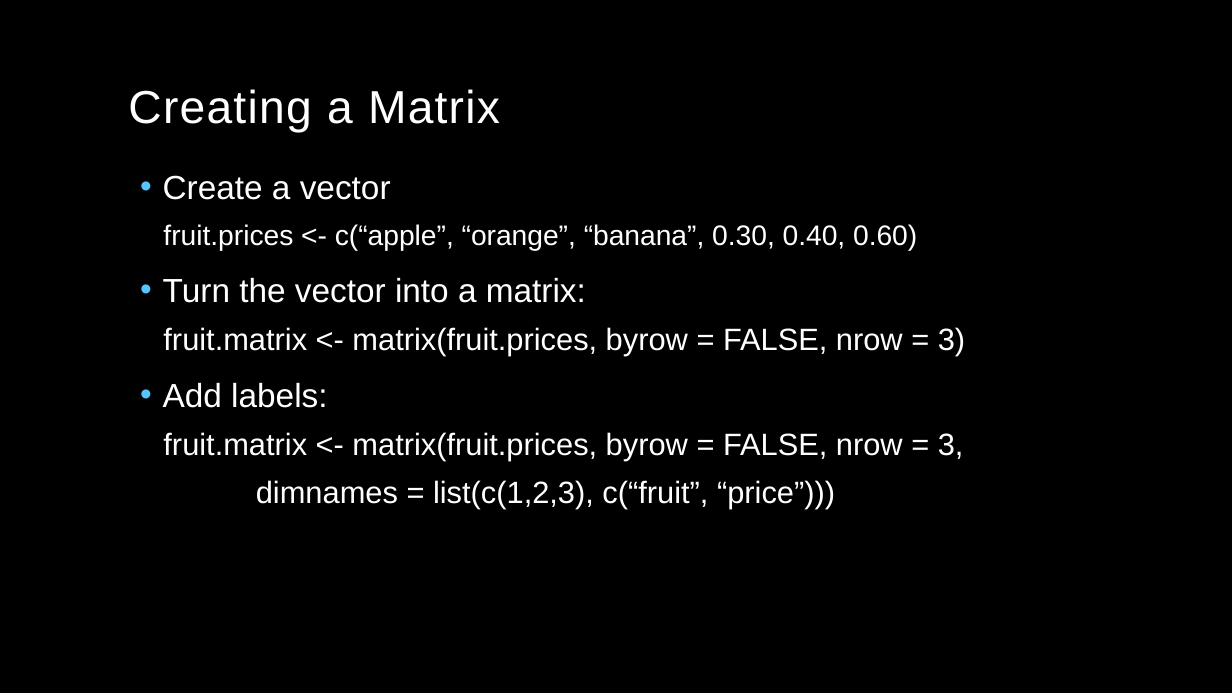
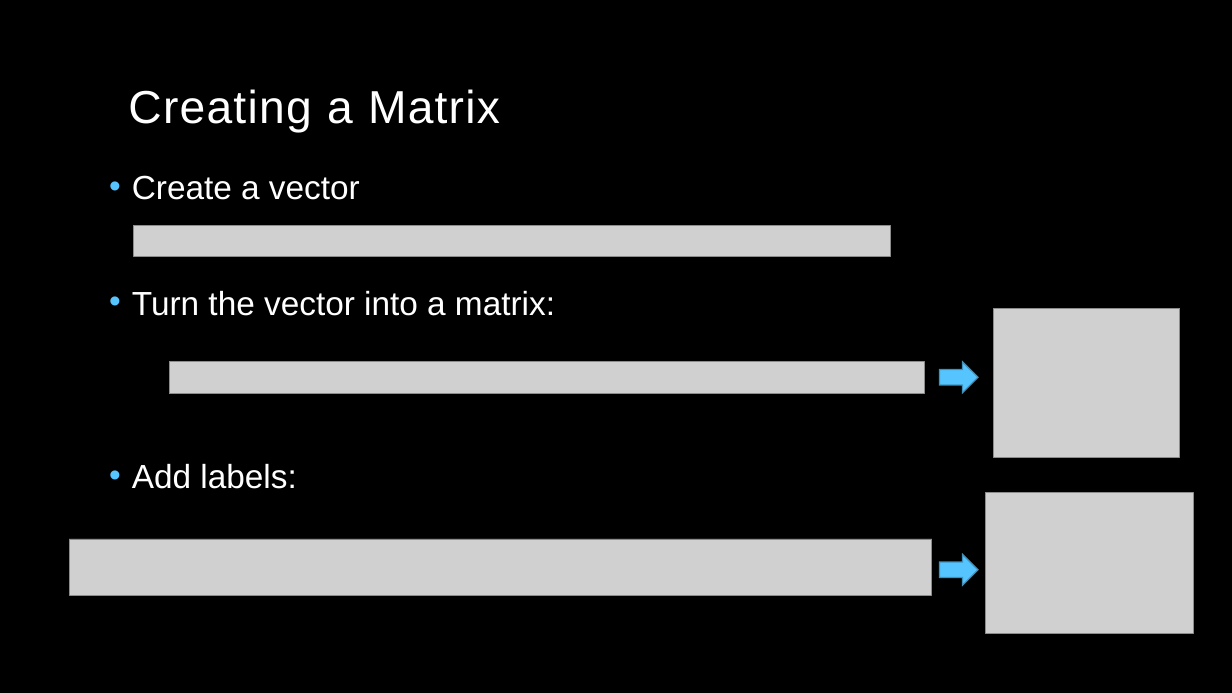
Before and after one commit to kelsey-huntzberry/Intro_R, a slide deck: slide 10 of Class2/IntroR_Class2_Presentation.pptx. Drawn at 1232x693 pixels with LibreOffice and Linux fonts; fonts in the diff are those of the drawing; grey boxes stand for pictures; background and template pictures are left out. Boxes give left, top, right and bottom in pixels: in the first picture for what was removed or moved away, otherwise in the second. Text is boxed around its words. In the diff, an @@ line names an element or a change of style, - is before the commit and + after.

```diff
--- a/Class2/IntroR_Class2_Presentation.pptx
+++ b/Class2/IntroR_Class2_Presentation.pptx
@@ text "Create a vector" moved from (x1=163, y1=175, x2=965, y2=508) to (x1=132, y1=175, x2=555, y2=489) @@
@@ picture added at (x1=134, y1=226, x2=890, y2=256) @@
@@ text at (x1=163, y1=224, x2=917, y2=251): paragraph removed @@
-  fruit.prices <- c(“apple”, “orange”, “banana”, 0.30, 0.40, 0.60)
@@ text at (x1=163, y1=327, x2=965, y2=356): paragraph removed @@
-  fruit.matrix <- matrix(fruit.prices, byrow = FALSE, nrow = 3)
@@ picture added at (x1=994, y1=308, x2=1180, y2=457) @@
@@ picture added at (x1=169, y1=362, x2=924, y2=395) @@
@@ right arrow added at (x1=939, y1=362, x2=978, y2=393), fill #56C5FF, outline #4092BD 1 pt @@
@@ text at (x1=163, y1=432, x2=964, y2=508): paragraphs removed @@
-  fruit.matrix <- matrix(fruit.prices, byrow = FALSE, nrow = 3,
-  dimnames = list(c(1,2,3), c(“fruit”, “price”)))
@@ picture added at (x1=985, y1=493, x2=1193, y2=634) @@
@@ picture added at (x1=69, y1=539, x2=932, y2=595) @@
@@ right arrow added at (x1=939, y1=555, x2=978, y2=585), fill #56C5FF, outline #4092BD 1 pt @@
```
Also in this commit, not shown: 3 other slides changed, 1 slide removed.
